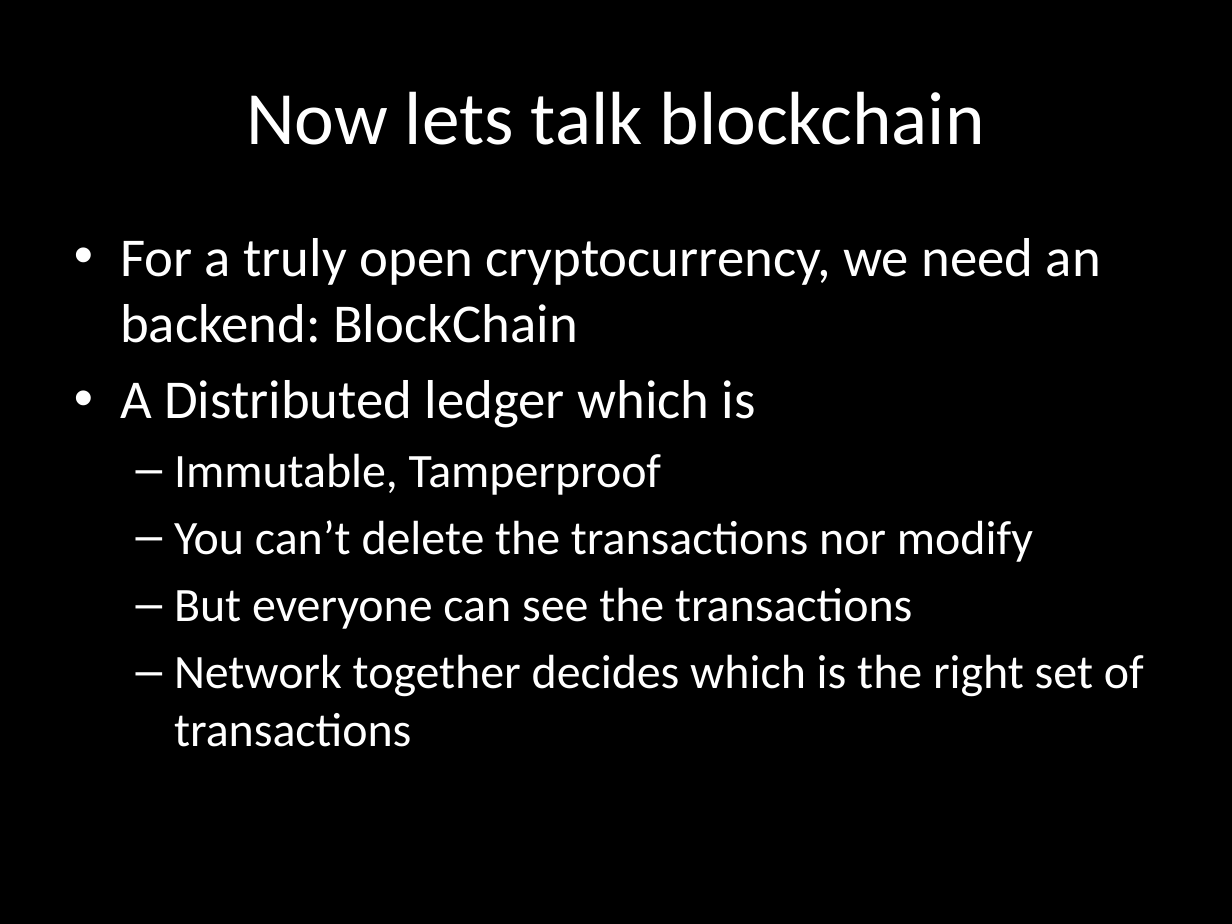
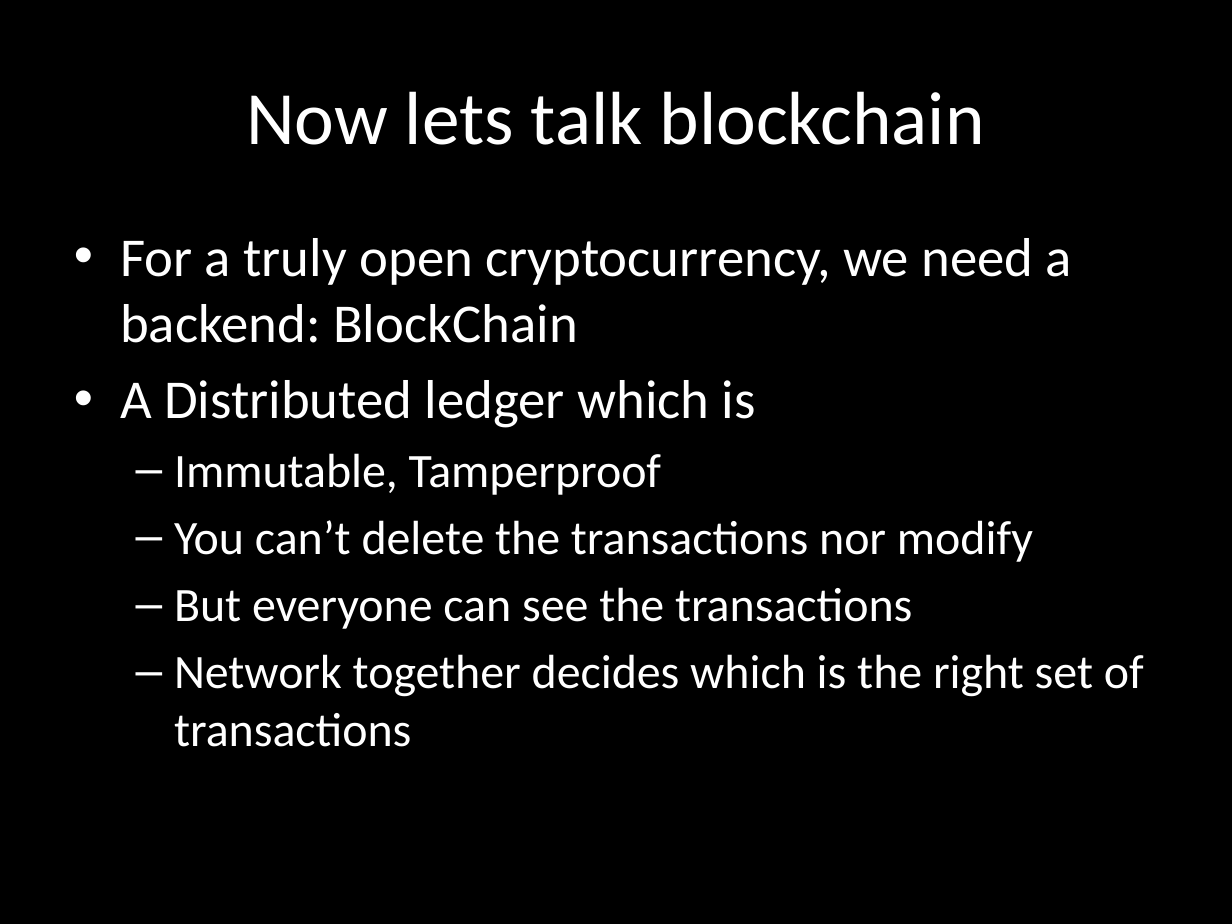
Before and after one commit to nyrahul/blockchain_blogs, a slide deck: slide 10 of Blockchain-rjed_v2.pptx. Drawn at 1232x924 pixels with LibreOffice and Linux fonts; fonts in the diff are those of the drawing. Boxes give left, top, right and bottom in pixels: in the first picture for what was removed or moved away, otherwise in the second. Text is boxed around its words. In the diff, an @@ line names an element or a change of style, - is before the commit and + after.

Commit message:
updates

```diff
--- a/Blockchain-rjed_v2.pptx
+++ b/Blockchain-rjed_v2.pptx
@@ text at bbox=[120, 238, 1072, 343]: text changed @@
-• For a truly open cryptocurrency, we need an backend: BlockChain
+• For a truly open cryptocurrency, we need a backend: BlockChain
```
Also in this commit, not shown: 1 other slide changed.
